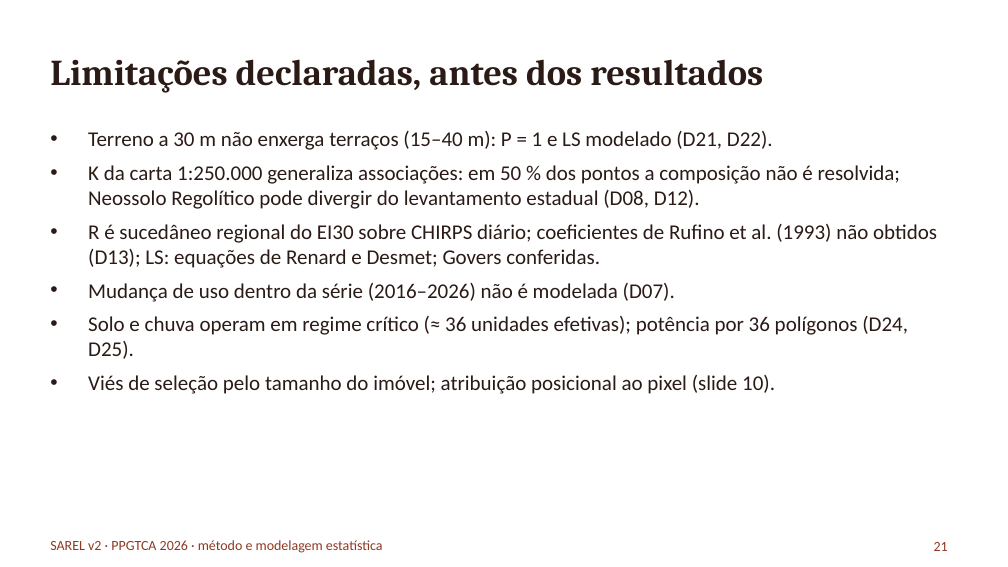
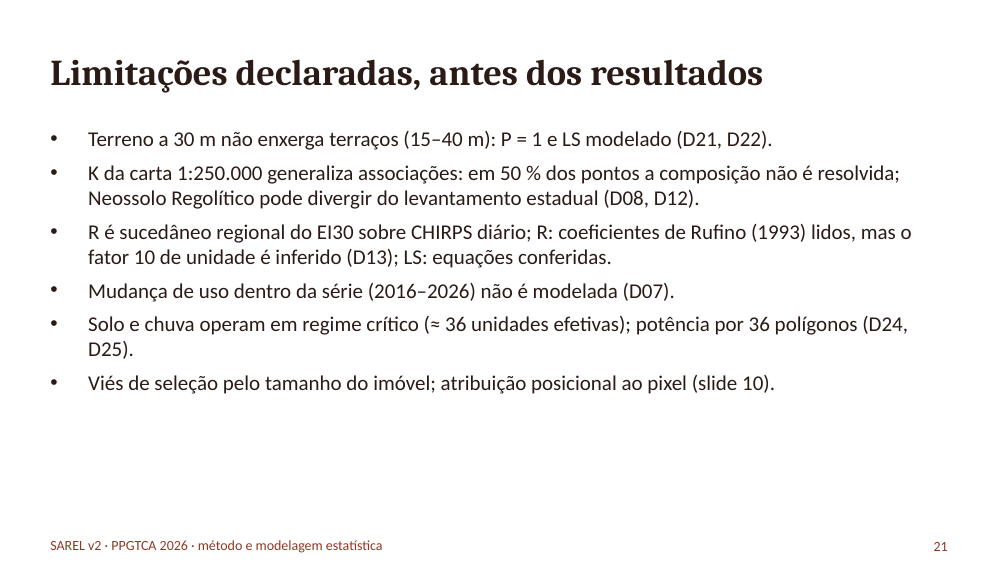
Before and after one commit to RedZardoz/localizador-erosao-v02, a slide deck: slide 21 of docs/Apresentacao_Pesquisa_SAREL_2026-10-06.pptx. Drawn at 1008x567 pixels with LibreOffice and Linux fonts; fonts in the diff are those of the drawing. Boxes give left, top, right and bottom in pixels: in the first picture for what was removed or moved away, otherwise in the second. Text is boxed around its words. In the diff, an @@ line names an element or a change of style, - is before the commit and + after.

```diff
--- a/docs/Apresentacao_Pesquisa_SAREL_2026-10-06.pptx
+++ b/docs/Apresentacao_Pesquisa_SAREL_2026-10-06.pptx
@@ text at bbox=[88, 224, 912, 268]: text changed @@
-• R é sucedâneo regional do EI30 sobre CHIRPS diário; coeficientes de Rufino et al. (1993) não obtidos (D13); LS: equações de Renard e Desmet; Govers conferidas.
+• R é sucedâneo regional do EI30 sobre CHIRPS diário; R: coeficientes de Rufino (1993) lidos, mas o fator 10 de unidade é inferido (D13); LS: equações conferidas.
```
Also in this commit, not shown: 1 other slide changed, 7 other files.
